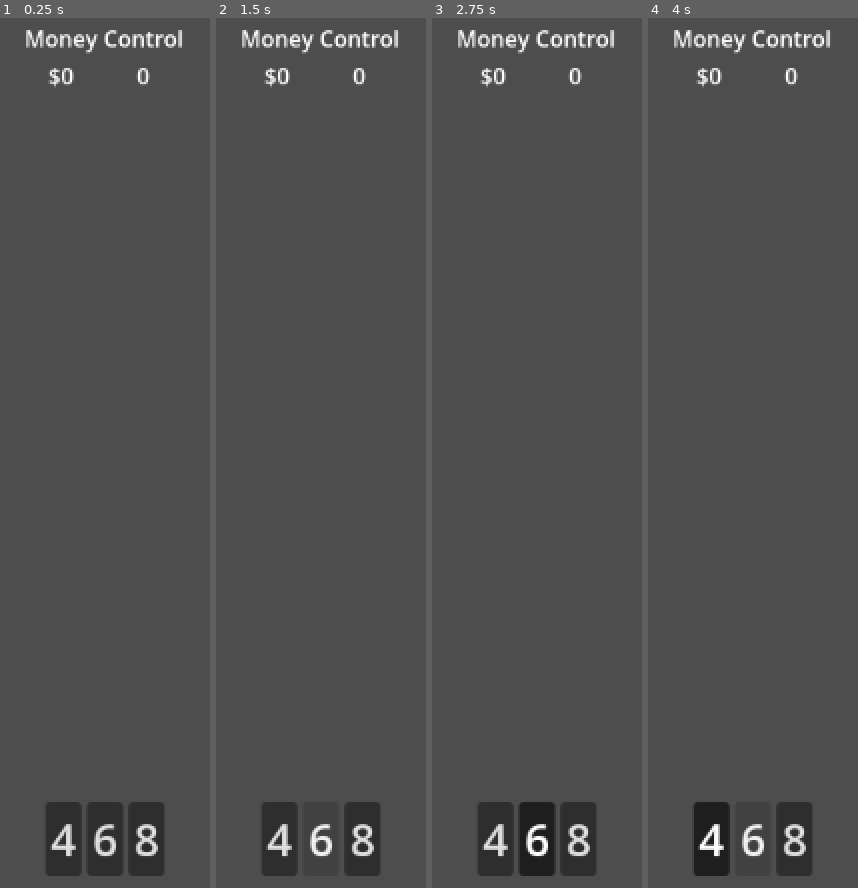
Above: before the commit, frames 1-4 (left to right).
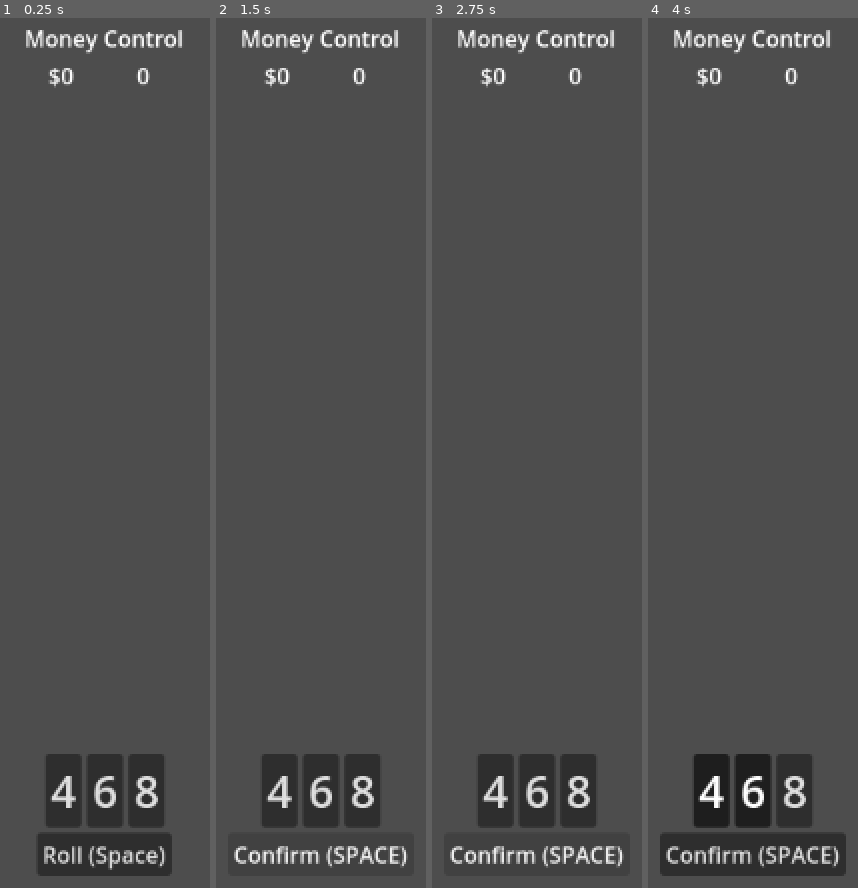
Above: after the commit, the same moments.

Repository: rcorre/chaos-control
Game: Godot game, scene res://scenes/game.tscn
The game is run twice, just before and just after one commit, with the same random seed, the same clock (stepped at 60 frames per second) and the same inputs.
Inputs (mouse positions are in pixels of both pictures, inside the frame that each line leads up to):
- Up to frame 1 (0.25 s): no input
- Up to frame 2 (1.5 s): click (321, 853) at 0.5 s, where only the run after the commit has a clickable "Roll (Space)"; click (321, 853) at 1.25 s, where only the run after the commit has a clickable "Confirm (SPACE)"
- Up to frame 3 (2.75 s): click (537, 853) at 2 s, where only the run after the commit has a clickable "Confirm (SPACE)"
- Up to frame 4 (4 s): click "4" at 2.75 s; click "6" at 3.5 s

The runs differ from the first frame. In frame 1, 4.6% of the frame differs, in the area x 18-82%, y 84-99%; in frame 2, 4.4%; in frame 3, 4.9%; in frame 4, 6.2%, in the area x 5-95%, y 84-99%.

Commit message:
More features and publish

Diff:
--- a/project.godot
+++ b/project.godot
@@ -19,6 +19,14 @@
 
 Events="*res://singleton/events.gd"
 
+[debug]
+
+gdscript/warnings/unsafe_property_access=true
+gdscript/warnings/unsafe_method_access=true
+gdscript/warnings/unsafe_call_argument=true
+gdscript/warnings/return_value_discarded=false
+gdscript/warnings/assert_always_false=0
+
 [input]
 
 roll={
@@ -26,6 +34,15 @@
 "events": [Object(InputEventKey,"resource_local_to_scene":false,"resource_name":"","device":-1,"window_id":0,"alt_press …(191 unchanged characters)…
 ]
 }
+confirm={
+"deadzone": 0.2,
+"events": [Object(InputEventKey,"resource_local_to_scene":false,"resource_name":"","device":-1,"window_id":0,"alt_pressed":false,"shift_pressed":false,"ctrl_pressed":false,"meta_pressed":false,"pressed":false,"keycode":0,"physical_keycode":32,"key_label":0,"unicode":32,"location":0,"echo":false,"script":null)
+]
+}
+
+[logging]
+
+file_logging/enable_file_logging=true
 
 [rendering]
 
--- a/scenes/control_label.gd
+++ b/scenes/control_label.gd
@@ -2,6 +2,15 @@
 
 func _ready() -> void:
 	Events.control_changed.connect(on_control_changed)
+	pivot_offset = size / 2.0
 
 func on_control_changed(total: int):
 	text = "%d" % total
+
+	var tween := get_tree().create_tween()
+
+	scale = Vector2.ONE * 1.5
+	tween.tween_property(self, "scale", Vector2(1.0, 1.0), 1.0).set_trans(Tween.TRANS_QUAD).set_ease(Tween.EASE_OUT)
+
+	modulate = Color.YELLOW
+	tween.tween_property(self, "modulate", Color.WHITE, 1.0).set_trans(Tween.TRANS_QUAD).set_ease(Tween.EASE_OUT)
--- a/scenes/dice_bar.gd
+++ b/scenes/dice_bar.gd
@@ -1,11 +1,27 @@
 extends HBoxContainer
 
+const ROLLED_DIE_SCENE: PackedScene = preload("res://scenes/rolled_die.tscn")
+
+@onready var roll_confirm_button: Button = %RollConfirmButton
 @onready var roll_sound: AudioStreamPlayer = $RollSound
+
+var rolled_dice: Array[RolledDie]
 
 func _ready() -> void:
 	add_die(4)
 	add_die(6)
 	add_die(8)
+
+	roll_confirm_button.pressed.connect(on_roll_confirm_pressed)
+
+func dice_active() -> bool:
+	return not rolled_dice.is_empty()
+
+func on_roll_confirm_pressed():
+	if dice_active():
+		confirm()
+	else:
+		roll()
 
 func add_die(sides: int) -> void:
 	var button := Button.new()
@@ -13,39 +29,52 @@
 	button.text = str(sides)
 	button.toggle_mode = true
 	button.add_theme_font_size_override("font_size", 32)
-	button.focus_mode = Control.FOCUS_NONE
+	button.focus_mode = FOCUS_NONE
+	Events.dice_active.connect(button.set_disabled)
 
 func _unhandled_input(event: InputEvent) -> void:
-	if event.is_action_pressed("roll"):
+	prints(event)
+	if rolled_dice.is_empty() and event.is_action_pressed("roll"):
 		roll()
+	elif not rolled_dice.is_empty() and event.is_action_pressed("confirm"):
+		confirm()
+
+func dice() -> Array[Button]:
+	var res: Array[Button]
+	for c in get_children():
+		var b := c as Button
+		if b:
+			res.push_back(b)
+	return res
 
 func roll() -> void:
+	roll_confirm_button.text = "Confirm (SPACE)"
+	for d in dice():
+		if (d and d.button_pressed):
+			roll_die(d)
+
+func confirm() -> void:
+	roll_confirm_button.text = "Roll (SPACE)"
+	var control := dice().size() - rolled_dice.size()
+	Events.control_earned.emit(control)
+
 	var money := 0
-	var control := 0
-	for c in get_children():
-		var b := c as Button
-		if (b and b.button_pressed):
-			money += roll_die(b)
-		elif (b and not b.button_pressed):
-			control += 1
+	for d in rolled_dice:
+		money += d.value
+		d.remove()
 	prints("Scored", money)
 	Events.money_earned.emit(money)
-	Events.control_earned.emit(control)
+	rolled_dice.clear()
+	Events.dice_active.emit(false)
 
-func roll_die(b: Button) -> int:
-	var sides := b.text.to_int()
-	prints("Rolling", sides)
-	var label := Label.new()
-	b.add_child(label)
-	var score := randi_range(1, sides)
-	label.text = str(score)
-	var tween := get_tree().create_tween()
-	tween.tween_property(label, "position", Vector2(0, -100), 0.5).set_trans(Tween.TRANS_QUAD).set_ease(Tween.EASE_OUT)
-	tween.tween_property(label, "modulate", Color.TRANSPARENT, 2.0).set_trans(Tween.TRANS_QUAD).set_ease(Tween.EASE_OUT)
-	tween.tween_callback(label.queue_free)
+func roll_die(b: Button) -> void:
+	var die := ROLLED_DIE_SCENE.instantiate() as RolledDie
+	rolled_dice.push_back(die)
+	die.sides = b.text.to_int()
+
+	b.add_child(die)
 	b.set_pressed_no_signal(false)
 	b.release_focus()
 
 	roll_sound.play()
-
-	return score
+	Events.dice_active.emit(true)
--- a/scenes/game.tscn
+++ b/scenes/game.tscn
@@ -70,10 +70,16 @@
 size_flags_vertical = 3
 
 [node name="DiceBar" type="HBoxContainer" parent="VBoxContainer"]
-unique_name_in_owner = true
 layout_mode = 2
 alignment = 1
 script = ExtResource("1_uwrxv")
 
 [node name="RollSound" type="AudioStreamPlayer" parent="VBoxContainer/DiceBar"]
 stream = SubResource("AudioStreamRandomizer_lnu2h")
+
+[node name="RollConfirmButton" type="Button" parent="VBoxContainer"]
+unique_name_in_owner = true
+layout_mode = 2
+size_flags_horizontal = 4
+focus_mode = 0
+text = "Roll (Space)"
--- a/scenes/money_label.gd
+++ b/scenes/money_label.gd
@@ -2,6 +2,15 @@
 
 func _ready() -> void:
 	Events.money_changed.connect(on_money_changed)
+	pivot_offset = size / 2.0
 
 func on_money_changed(total: int):
 	text = "$%d" % total
+
+	var tween := get_tree().create_tween()
+
+	scale = Vector2.ONE * 1.5
+	tween.tween_property(self, "scale", Vector2(1.0, 1.0), 1.0).set_trans(Tween.TRANS_QUAD).set_ease(Tween.EASE_OUT)
+
+	modulate = Color.YELLOW
+	tween.tween_property(self, "modulate", Color.WHITE, 1.0).set_trans(Tween.TRANS_QUAD).set_ease(Tween.EASE_OUT)
--- /dev/null
+++ b/scenes/roll_confirm_button.gd
@@ -0,0 +1,22 @@
+extends Button
+
+signal roll
+signal confirm
+
+var dice_active := false
+
+func _ready() -> void:
+	Events.dice_active.connect(on_dice_active)
+
+func on_dice_active(active: bool):
+	dice_active = active
+	if active:
+		text = "Confirm (SPACE)"
+	else:
+		text = "Roll (SPACE)"
+
+func _pressed() -> void:
+	if dice_active:
+		confirm.emit()
+	else:
+		roll.emit()
--- /dev/null
+++ b/scenes/rolled_die.gd
@@ -0,0 +1,23 @@
+extends Button
+class_name RolledDie
+
+var sides: int
+var value: int # current top side
+
+func _ready() -> void:
+	prints("Rolling", sides)
+	value = randi_range(1, sides)
+	text = str(value)
+	var tween := get_tree().create_tween()
+	tween.tween_property(self, "position", Vector2(0, -100), 0.5).set_trans(Tween.TRANS_QUAD).set_ease(Tween.EASE_OUT)
+	self.focus_mode = FOCUS_NONE
+
+func _pressed() -> void:
+	Events.control_earned.emit(-1)
+	value = (value + 1) % sides
+	text = str(value)
+
+func remove() -> void:
+	var tween := get_tree().create_tween()
+	tween.tween_property(self, "modulate", Color.TRANSPARENT, 2.0).set_trans(Tween.TRANS_QUAD).set_ease(Tween.EASE_OUT)
+	tween.tween_callback(queue_free)
--- /dev/null
+++ b/scenes/rolled_die.tscn
@@ -0,0 +1,6 @@
+[gd_scene load_steps=2 format=3 uid="uid://bp2fa7hxvp646"]
+
+[ext_resource type="Script" uid="uid://bg50lw5jitbvu" path="res://scenes/rolled_die.gd" id="1_46nt2"]
+
+[node name="RolledDie" type="Button"]
+script = ExtResource("1_46nt2")
--- a/singleton/events.gd
+++ b/singleton/events.gd
@@ -7,3 +7,7 @@
 
 signal control_earned(amount)
 signal control_changed(total)
+
+# if true, dice have been rolled
+# if false, waiting to roll dice
+signal dice_active(active)
Not shown, added: scenes/roll_confirm_button.gd.uid
Not shown, added: scenes/rolled_die.gd.uid
Not shown, changed: .github/workflows/build.yaml
